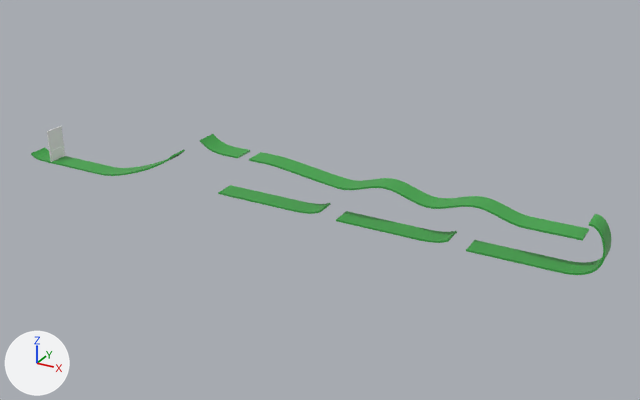
Before and after pictures for a commit that changed the glTF model assets/track_1.glb.
Camera for both pictures: a camera (50 mm lens) standing at (668.0, -943.0, 483.0) and looking at (137.0, 21.0, 1.0). The lights are fixed; the arrows at lower left show +X, +Y and +Z.

In view in the first picture: 'Track'.
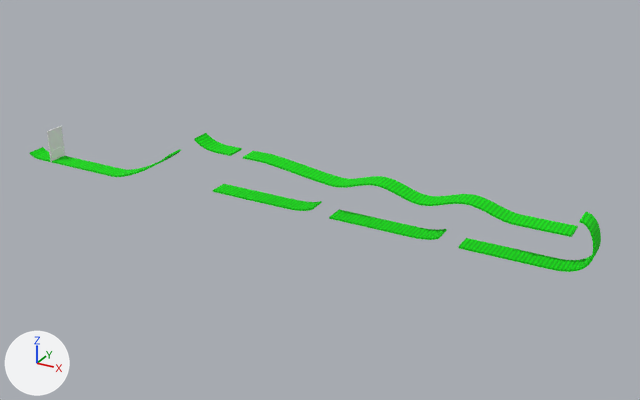
Boxes (x1, y1, x2, y2) around the edits, measured in the pictures (640 x 400 px):
```json
{"object": "Track", "change": "deleted", "before": [31, 134, 611, 275], "on screen": "green"}
{"object": "path1", "change": "added", "after": [243, 151, 578, 237], "on screen": "green"}
{"object": "path1194-1-5", "change": "added", "after": [458, 212, 601, 272], "on screen": "green"}
{"object": "path1194-1", "change": "added", "after": [329, 209, 447, 240], "on screen": "green"}
{"object": "path1194", "change": "added", "after": [213, 184, 322, 211], "on screen": "green"}
{"object": "path3548-7", "change": "added", "after": [29, 147, 181, 177], "on screen": "green"}
{"object": "path3548-7-7", "change": "added", "after": [194, 133, 242, 156], "on screen": "green"}
```

Scene script edits in JSON lines:
```json
{"op": "add", "block": "img_green_stripes", "code": ["img_green_stripes = load_image('green-stripes', '_unpacked/green-stripes', 16, 16, 'sRGB')"]}
{"op": "add", "block": "mat_material", "code": ["mat_material = principled_material('Material')", "mat_material.texture = img_green_stripes", "mat_material.roughness = 1.0"]}
{"op": "add", "block": "me_track_004", "code": ["me_track_004 = bpy.data.meshes.new('Track.004')", "me_track_004.from_pydata(...)  # 4688 vertices, 9372 faces; spans x -366.0..-87.0, y -14.0..14.0, z -23.0..32.0", "me_track_004.materials.append(mat_material)  # picture img_green_stripes"]}
{"op": "add", "block": "me_track_003", "code": ["me_track_003 = bpy.data.meshes.new('Track.003')", "me_track_003.from_pydata(...)  # 3508 vertices, 7012 faces; spans x 349.0..509.0, y -14.0..14.0, z -10.0..59.0", "me_track_003.materials.append(mat_material)  # picture img_green_stripes"]}
{"op": "add", "block": "me_track_002", "code": ["me_track_002 = bpy.data.meshes.new('Track.002')", "me_track_002.from_pydata(...)  # 2452 vertices, 4900 faces; spans x 170.0..323.0, y -14.0..14.0, z -10.0..-1.0", "me_track_002.materials.append(mat_material)  # picture img_green_stripes"]}
{"op": "add", "block": "me_track_001", "code": ["me_track_001 = bpy.data.meshes.new('Track.001')", "me_track_001.from_pydata(...)  # 2556 vertices, 5108 faces; spans x -15.0..145.0, y -14.0..14.0, z -5.0..4.0", "me_track_001.materials.append(mat_material)  # picture img_green_stripes"]}
{"op": "add", "block": "me_track_005", "code": ["me_track_005 = bpy.data.meshes.new('Track.005')", "me_track_005.from_pydata(...)  # 1008 vertices, 2012 faces; spans x -42.1..18.3, y -13.8..13.8, z 49.9..65.2", "me_track_005.materials.append(mat_material)  # picture img_green_stripes"]}
{"op": "add", "block": "me_track_1", "code": ["me_track_1 = bpy.data.meshes.new('Track')", "me_track_1.from_pydata(...)  # 7216 vertices, 14428 faces; spans x 38.0..481.0, y -14.0..14.0, z 37.0..52.0", "me_track_1.materials.append(mat_material)  # picture img_green_stripes"]}
{"op": "remove", "block": "ob_track", "code": ["ob_track = bpy.data.objects.new('Track', me_track)", "ob_track.location = (0.0, 0.0, 0.0)"]}
{"op": "add", "block": "ob_path3548_7", "code": ["ob_path3548_7 = bpy.data.objects.new('path3548-7', me_track_004)", "ob_path3548_7.location = (0.0, 0.0, 4.0)"]}
{"op": "add", "block": "ob_path1194_1_5", "code": ["ob_path1194_1_5 = bpy.data.objects.new('path1194-1-5', me_track_003)", "ob_path1194_1_5.location = (0.0, 0.0, 4.0)"]}
{"op": "add", "block": "ob_path1194_1", "code": ["ob_path1194_1 = bpy.data.objects.new('path1194-1', me_track_002)", "ob_path1194_1.location = (0.0, 0.0, 4.0)"]}
{"op": "add", "block": "ob_path1194", "code": ["ob_path1194 = bpy.data.objects.new('path1194', me_track_001)", "ob_path1194.location = (0.0, 0.0, -1.0)"]}
{"op": "add", "block": "ob_path3548_7_7", "code": ["ob_path3548_7_7 = bpy.data.objects.new('path3548-7-7', me_track_005)", "ob_path3548_7_7.location = (0.0, 0.0, 4.0)"]}
{"op": "add", "block": "ob_path1", "code": ["ob_path1 = bpy.data.objects.new('path1', me_track_1)", "ob_path1.location = (0.0, 0.0, 4.0)"]}
```
